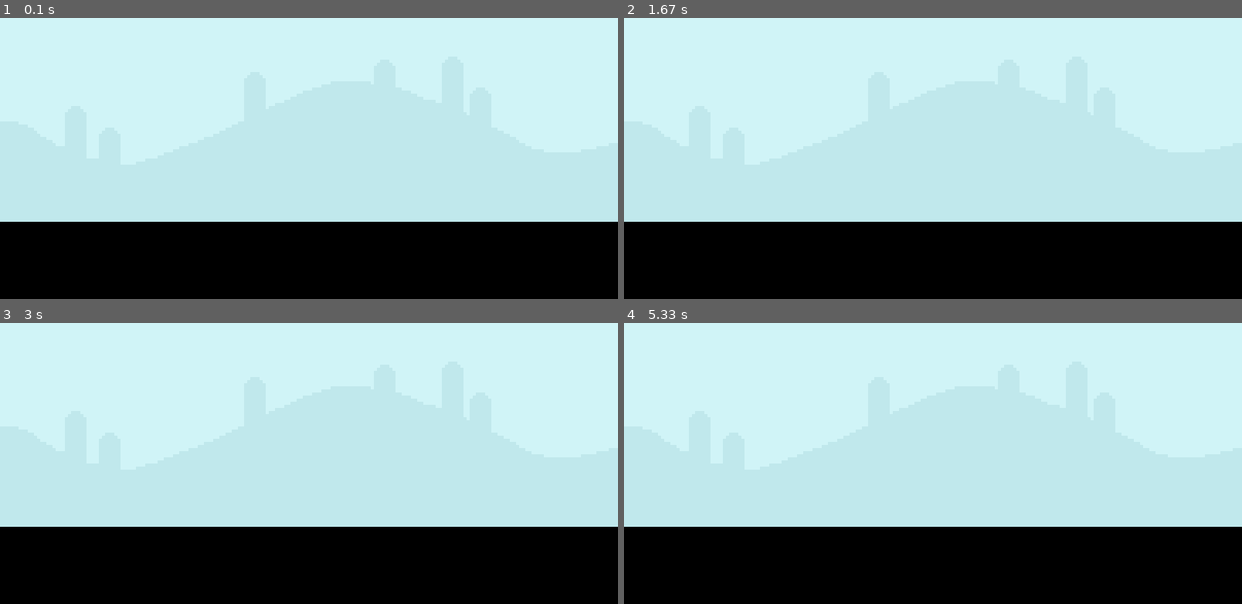
Above: before the commit, frames 1-4 (two rows, left to right).
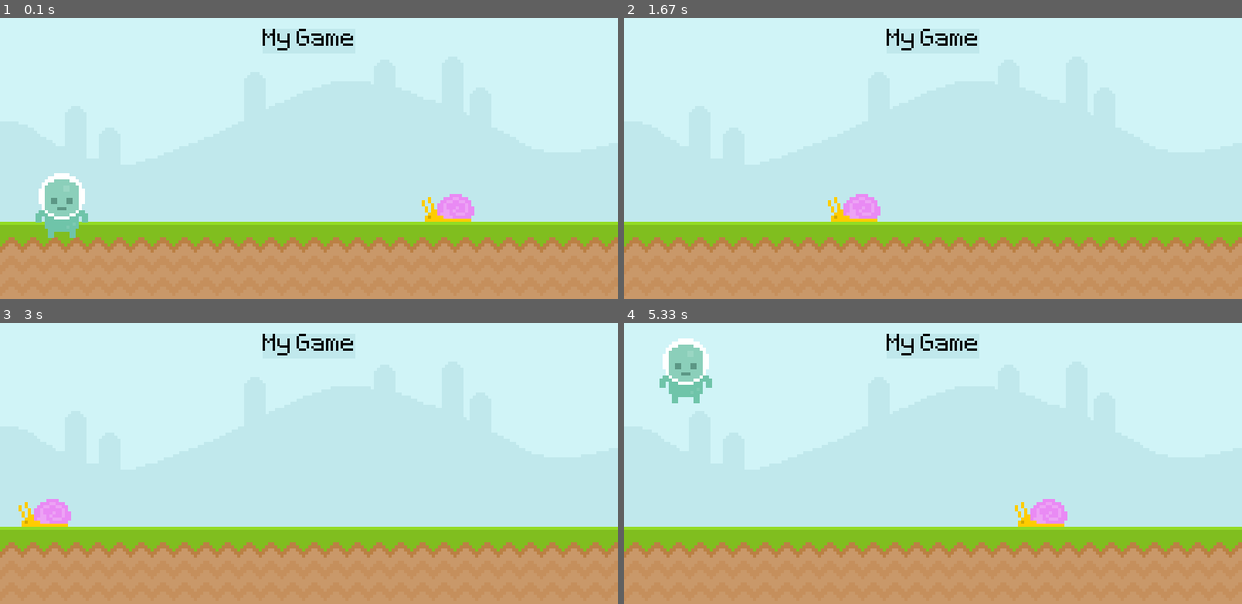
Above: after the commit, the same moments.

Repository: tzixi/pygame-trial1
Game: pygame game, started from game1.py
Two runs of this game, one before a commit and one after it. Both use one fixed random seed, a clock stepped at 60 frames per second and the inputs below.
Inputs (mouse positions are in pixels of both pictures, inside the frame that each line leads up to):
- Up to frame 1 (0.1 s): no input
- Up to frame 2 (1.67 s): tap Space at 0.33, 1.57 s; press the mouse at (685, 206) at 0.7 s; move the mouse to (698, 220) at 0.8 s; release the mouse at (716, 234) at 0.93 s; move the mouse to (729, 206) at 1.53 s
- Up to frame 3 (3 s): tap Space at 1.87, 2.9 s; press the mouse at (61, 514) at 2.03 s; move the mouse to (123, 435) at 2.13 s; release the mouse at (191, 356) at 2.27 s; move the mouse to (543, 337) at 2.87 s
- Up to frame 4 (5.33 s): tap Space at 3.2, 3.8, 4.13, 4.43 s; press the mouse at (685, 494) at 3.43 s; move the mouse to (735, 429) at 3.53 s; move the mouse to (784, 367) at 3.63 s; release the mouse at (784, 367) at 3.67 s

The runs differ from the first frame. In frame 1, 30% of the frame differs, in the area x 0-100%, y 3-100%; in frame 2, 28%; in frame 3, 28%; in frame 4, 30%.

Commit message:
Added gravity and jump mechanics

Diff:
--- a/game1.py
+++ b/game1.py
@@ -1,3 +1,4 @@
+from cgitb import text
 import pygame
 from sys import exit
 
@@ -9,7 +10,21 @@
 #controls framerate
 clock = pygame.time.Clock()
 
-sky_surface = pygame.image.load('graphics/Sky.png') # this is the regular surface, the tuple inside is width, height
+test_font = pygame.font.Font('font/Pixeltype.ttf', 50) # font type, font size
+
+sky_surface = pygame.image.load('graphics/Sky.png').convert() # this is the regular surface, the tuple inside is width, height
+ground_surface = pygame.image.load('graphics/ground.png').convert() # adds ground surface
+
+text_surface = test_font.render('My Game', False, 'Black') # test, text smoothing, colour
+text_rect = text_surface.get_rect(midtop = (400, 50))
+
+snail_surface1 = pygame.image.load('graphics/snail/snail1.png').convert_alpha()
+snail_rect1 = snail_surface1.get_rect(midbottom = (600, 300))
+snail_surface2 = pygame.image.load('graphics/snail/snail2.png').convert_alpha()
+
+player_surf = pygame.image.load('graphics/Player/player_stand.png').convert_alpha()
+player_rect = player_surf.get_rect(midbottom = (80, 300))
+player_gravity = 0
 
 while True:
     for event in pygame.event.get():
@@ -17,7 +32,41 @@
             pygame.quit() #opposite to pygame init
             exit() #exits the loop and removes 'video system not initialised'
 
+        # if event.type == pygame.MOUSEMOTION:
+        #     if player_rect.collidepoint(event.pos):
+        #         player_gravity = -20
+
+        if event.type == pygame.KEYDOWN:
+            if event.key == pygame.K_SPACE:
+                player_gravity = -20
+
+        if event.type == pygame.MOUSEBUTTONDOWN:
+            if player_rect.collidepoint(event.pos):
+                player_gravity = -20
+
     screen.blit(sky_surface,(0,0)) #surface, position
+    screen.blit(ground_surface,(0, 300))
+    pygame.draw.rect(screen, '#c0e8ec', text_rect)
+    pygame.draw.rect(screen, '#c0e8ec', text_rect, 10)
+    screen.blit(text_surface, text_rect)
+
+    # snail
+    snail_rect1.left -= 3
+    if snail_rect1.left < -100:
+        snail_rect1.left = 800
+    screen.blit(snail_surface1, snail_rect1)
+
+    # player
+    # if player_rect.bottom < 300:
+    #     player_gravity += 1
+    #     player_rect.bottom += player_gravity
+    player_gravity += 1
+    player_rect.bottom += player_gravity
+    screen.blit(player_surf, player_rect)
+
+    # keys = pygame.key.get_pressed()
+    # if keys[pygame.K_SPACE]:
+    #     print('Jump')
 
     pygame.display.update() #updates the display
     clock.tick(60) #fps
